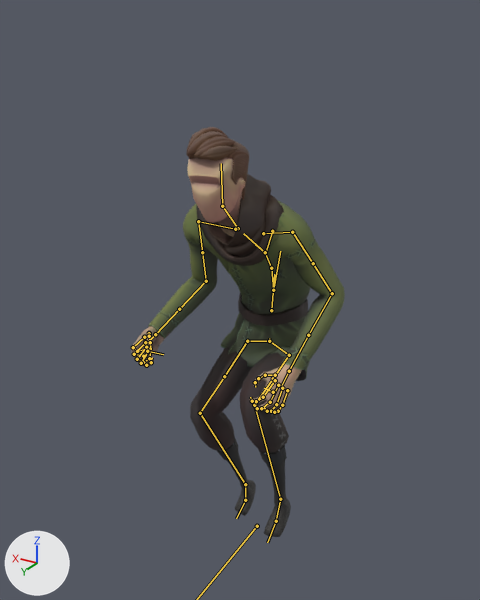
One commit to the FBX model 0_Final Exports/Player Character/ThirdPerson/Anim_CollectiblePose_1_Walk.fbx: the scene before it, then after it.
Before and after are seen from a 50 mm camera at (-0.971, 1.745, 1.793) aimed at (0.056, 0.034, 0.937). Arrows for +X, +Y and +Z are at lower left; the lights stay in place. Both versions are drawn at frame 8 of the action 'Scene'; the numbers are the values there. The bones that bend it are drawn over the model as lines.

Objects in the first picture: 'mc_body.001', 'mc_clothing.003', 'mc_clothing.004'.
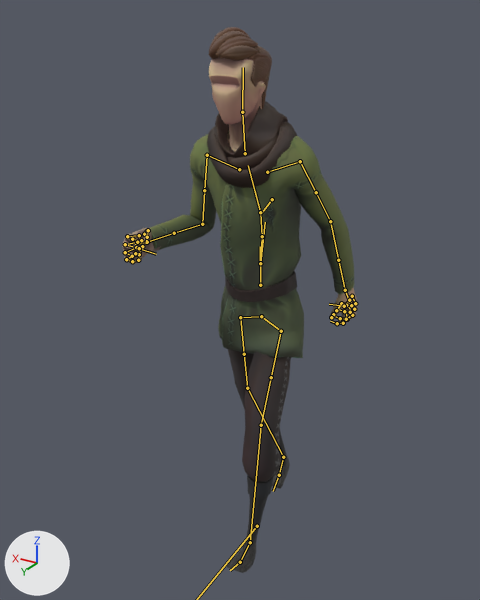
Pixel boxes [x1, y1, x2, y2] of what changed, in the pictures (480 x 600 px):
'mc_clothing.003', posed (24% taller)
    before: [148, 174, 345, 381]
    after: [150, 101, 354, 358]
'mc_body.001', posed (38% wider)
    before: [131, 127, 302, 414]
    after: [122, 27, 358, 325]
'mc_clothing.004', posed (36% narrower, 18% taller)
    before: [190, 348, 291, 537]
    after: [227, 349, 291, 573]
bone 'CTRL_COG.001', root to tip
    before: (273, 290) to (273, 287)
    after: (260, 263) to (260, 260)
bone 'CTRL_Hips.001', root to tip
    before: (273, 290) to (280, 251)
    after: (260, 263) to (265, 222)
bone 'DEF_thigh.L.001', root to tip
    before: (289, 355) to (273, 378)
    after: (281, 331) to (271, 377)
bone 'DEF_Shin.L.001', root to tip
    before: (254, 405) to (280, 499)
    after: (261, 425) to (250, 542)
bone 'DEF_foot.L.001', root to tip
    before: (280, 499) to (276, 521)
    after: (250, 542) to (240, 562)
bone 'DEF_Toes.L.001', root to tip
    before: (276, 521) to (267, 542)
    after: (240, 562) to (230, 570)
bone 'DEF_thigh.R.001', root to tip
    before: (247, 341) to (224, 376)
    after: (240, 317) to (244, 354)
bone 'DEF_Shin.R.001', root to tip
    before: (200, 413) to (245, 484)
    after: (247, 388) to (283, 457)
bone 'DEF_foot.R.001', root to tip
    before: (245, 484) to (245, 500)
    after: (283, 457) to (279, 475)
bone 'DEF_Toes.R.001', root to tip
    before: (245, 500) to (236, 518)
    after: (279, 475) to (273, 491)
bone 'DEF_Spine.002', root to tip
    before: (273, 290) to (271, 268)
    after: (260, 263) to (262, 236)
bone 'DEF_Spine.003', root to tip
    before: (271, 268) to (265, 252)
    after: (262, 236) to (260, 212)
bone 'DEF_Spine.004', root to tip
    before: (265, 252) to (243, 233)
    after: (260, 212) to (248, 165)
bone 'DEF_Neck.001', root to tip
    before: (238, 228) to (222, 206)
    after: (245, 153) to (242, 112)
bone 'DEF_Head.001', root to tip
    before: (222, 206) to (221, 163)
    after: (242, 112) to (243, 67)
bone 'DEF_Bicep.L.001', root to tip
    before: (292, 232) to (313, 263)
    after: (300, 161) to (316, 192)
bone 'DEF_ForeArm.L.001', root to tip
    before: (332, 293) to (308, 335)
    after: (330, 221) to (338, 260)
bone 'DEF_Hand.L.001', root to tip
    before: (289, 371) to (280, 388)
    after: (345, 290) to (350, 303)
bone 'DEF_Index.L.003', root to tip
    before: (256, 401) to (252, 401)
    after: (343, 323) to (337, 323)
bone 'DEF_Middle.L.002', root to tip
    before: (270, 402) to (261, 408)
    after: (352, 315) to (346, 319)
bone 'DEF_Ring.L.002', root to tip
    before: (276, 404) to (271, 411)
    after: (354, 309) to (350, 312)
bone 'DEF_Pinky.L.002', root to tip
    before: (282, 405) to (278, 411)
    after: (355, 303) to (351, 305)
bone 'DEF_Pinky.L.003', root to tip
    before: (278, 411) to (274, 412)
    after: (351, 305) to (346, 305)
bone 'DEF_Thumb.L.001', root to tip
    before: (275, 375) to (265, 375)
    after: (341, 303) to (336, 310)
bone 'DEF_Thumb.L.002', root to tip
    before: (265, 375) to (258, 378)
    after: (336, 310) to (333, 314)
bone 'DEF_Thumb.L.003', root to tip
    before: (258, 378) to (255, 382)
    after: (333, 314) to (331, 317)
bone 'DEF_Shoulder.R.001', root to tip
    before: (235, 229) to (198, 221)
    after: (239, 169) to (207, 155)
bone 'DEF_Bicep.R.001', root to tip
    before: (198, 221) to (202, 252)
    after: (207, 155) to (204, 190)
bone 'DEF_ForeArm.R.001', root to tip
    before: (206, 281) to (179, 309)
    after: (202, 224) to (174, 233)

The change in detail:
Bone 'CTRL_COG.001' (bone_ctrl_cog_001) moves from (0.0, -0.158, 0.094) to (0.0, -0.034, 0.0).
Bone 'CTRL_COG.001' (bone_ctrl_cog_001) turns from (-1, 0, 0) to (-3, 0, 0) degrees about its own x, y and z.
Bone 'CTRL_Hips.001' (bone_ctrl_hips_001) turns from (3, -2, 2) to (0, -8, 1) degrees about its own x, y and z.
Bone 'DEF_thigh.L.001' (bone_def_thigh_l_001) turns from (-82, -5, -18) to (-36, -8, -1) degrees about its own x, y and z.
Bone 'DEF_Shin.L.001' (bone_def_shin_l_001) turns from (94, -16, 15) to (26, -1, 6) degrees about its own x, y and z.
Bone 'DEF_foot.L.001' (bone_def_foot_l_001) turns from (17, -5, -8) to (-11, 2, -4) degrees about its own x, y and z.
Bone 'DEF_Toes.L.001' (bone_def_toes_l_001) turns from (-4, 0, 0) to (-17, 0, 0) degrees about its own x, y and z.
Bone 'DEF_thigh.R.001' (bone_def_thigh_r_001) turns from (-55, -5, 8) to (5, -14, -2) degrees about its own x, y and z.
Bone 'DEF_Shin.R.001' (bone_def_shin_r_001) turns from (74, 11, -14) to (11, 0, -3) degrees about its own x, y and z.
Bone 'DEF_foot.R.001' (bone_def_foot_r_001) turns from (34, 1, 12) to (5, 0, 8) degrees about its own x, y and z.
Bone 'DEF_Toes.R.001' (bone_def_toes_r_001) turns from (-37, -2, -7) to (-18, -7, -11) degrees about its own x, y and z.
Bone 'DEF_Spine.002' (bone_def_spine_002) moves from (0.0, -0.136, 0.124) to (0.0, -0.034, 0.007).
Bone 'DEF_Spine.002' (bone_def_spine_002) turns from (-25, 0, 1) to (-7, 0, 0) degrees about its own x, y and z.
Bone 'DEF_Spine.003' (bone_def_spine_003) turns from (-20, 0, -1) to (-13, -17, 4) degrees about its own x, y and z.
Bone 'DEF_Spine.004' (bone_def_spine_004) turns from (-11, 1, 0) to (-7, 17, -1) degrees about its own x, y and z.
Bone 'DEF_Neck.001' (bone_def_neck_001) turns from (9, 0, 0) to (17, 0, 0) degrees about its own x, y and z.
Bone 'DEF_Head.001' (bone_def_head_001) turns from (51, 3, 0) to (12, -2, 2) degrees about its own x, y and z.
Bone 'DEF_Bicep.L.001' (bone_def_bicep_l_001) turns from (-23, 4, 41) to (10, -3, 65) degrees about its own x, y and z.
Bone 'DEF_ForeArm.L.001' (bone_def_forearm_l_001) turns from (-44, 0, 0) to (14, 0, 0) degrees about its own x, y and z.
Bone 'DEF_Hand.L.001' (bone_def_hand_l_001) turns from (-7, 6, -16) to (0, 0, -16) degrees about its own x, y and z.
Bone 'DEF_Index.L.003' (bone_def_index_l_003) turns from (-25, 0, 0) to (-18, 0, 0) degrees about its own x, y and z.
Bone 'DEF_Middle.L.002' (bone_def_middle_l_002) turns from (-27, 0, 0) to (-36, 0, 0) degrees about its own x, y and z.
Bone 'DEF_Ring.L.002' (bone_def_ring_l_002) turns from (-27, 0, 0) to (-42, 0, 0) degrees about its own x, y and z.
Bone 'DEF_Pinky.L.002' (bone_def_pinky_l_002) turns from (-27, 0, 0) to (-49, 0, 0) degrees about its own x, y and z.
Bone 'DEF_Pinky.L.003' (bone_def_pinky_l_003) turns from (-25, 0, 0) to (-44, 0, 0) degrees about its own x, y and z.
Bone 'DEF_Thumb.L.001' (bone_def_thumb_l_001) turns from (1, -1, -5) to (-8, 0, 0) degrees about its own x, y and z.
Bone 'DEF_Thumb.L.002' (bone_def_thumb_l_002) turns from (-19, 0, 0) to (-13, 0, 0) degrees about its own x, y and z.
Bone 'DEF_Thumb.L.003' (bone_def_thumb_l_003) turns from (-23, 0, 0) to (-10, 0, 0) degrees about its own x, y and z.
Bone 'DEF_Shoulder.R.001' (bone_def_shoulder_r_001) turns from (-25, 0, 0) to (-20, 0, 0) degrees about its own x, y and z.
Bone 'DEF_Bicep.R.001' (bone_def_bicep_r_001) turns from (-37, 20, -63) to (-12, 11, -57) degrees about its own x, y and z.
Bone 'DEF_ForeArm.R.001' (bone_def_forearm_r_001) turns from (-58, 0, 0) to (-73, 0, 0) degrees about its own x, y and z.
